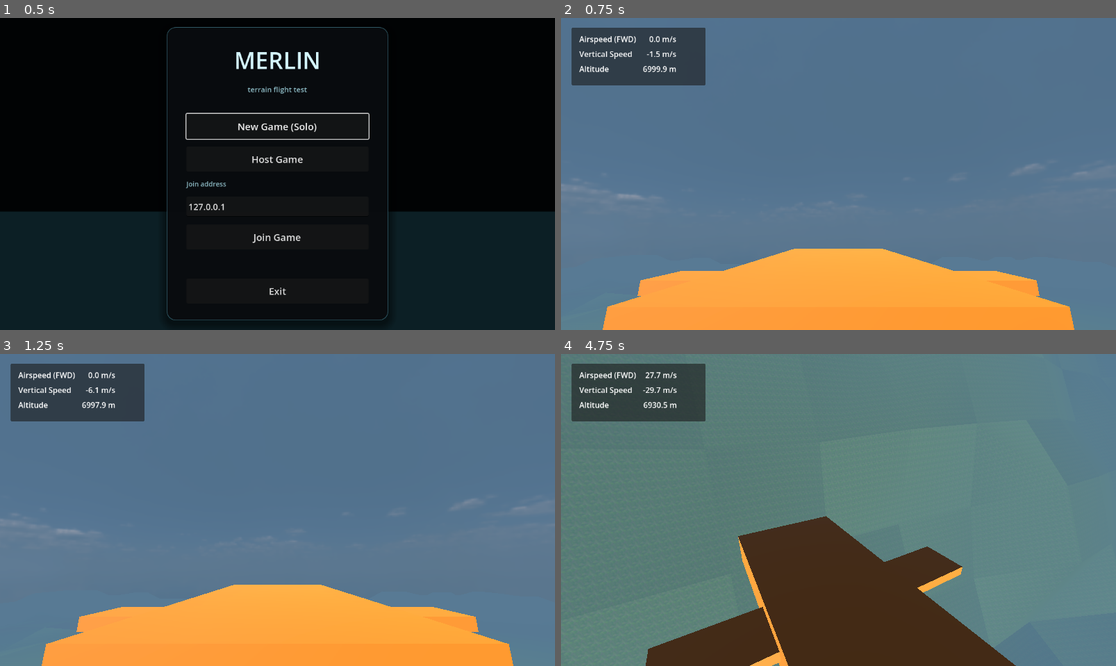
Above: before the commit, frames 1-4 (two rows, left to right).
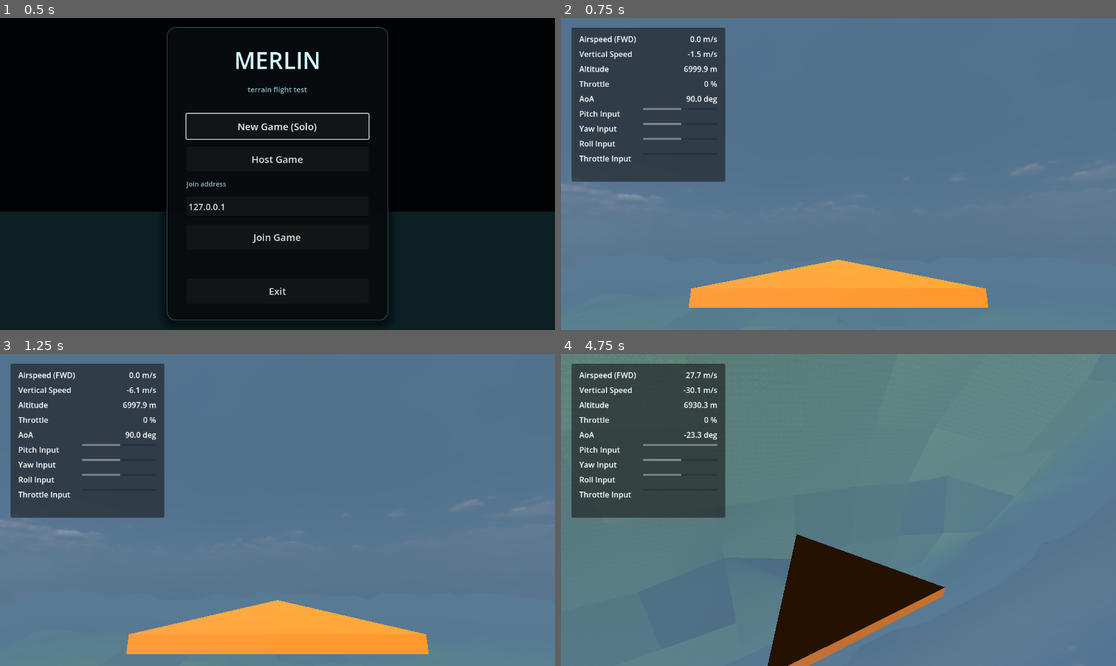
Above: after the commit, the same moments.

Repository: IzalithSky/merlin
Game: Godot game, scene res://scenes/main_menu.tscn
Two runs of this game, one before a commit and one after it. Both use one fixed random seed, a clock stepped at 60 frames per second and the inputs below.
Inputs (mouse positions are in pixels of both pictures, inside the frame that each line leads up to):
- Up to frame 1 (0.5 s): no input
- Up to frame 2 (0.75 s): click "New Game (Solo)" at 0.5 s
- Up to frame 3 (1.25 s): no input
- Up to frame 4 (4.75 s): tap Enter at 1.25 s; move the mouse to (866, 510) at 1.27 s; hold Shift 1.28-2.03 s; hold W from 1.28 s (still down); tap Space at 1.52, 2.27, 3.77, 4.52 s; move the mouse to (810, 510) at 2.02 s; tap Shift at 2.1, 3.05, 3.8, 4.55 s; move the mouse to (849, 503) at 2.77 s; hold Q 2.78-3.53 s; move the mouse to (832, 516) at 3.52 s; tap E at 3.6 s; move the mouse to (877, 513) at 4.27 s; hold R from 4.28 s (still down)

Frame 1 is identical in both runs. In frame 2, 20% of the frame differs, in the area x 1-93%, y 3-100%; in frame 3, 20%; in frame 4, 27%, in the area x 1-82%, y 3-100%.

Commit message:
refine plane controls and document physics spec

Diff:
--- a/scenes/local_plane_camera_rig.tscn
+++ b/scenes/local_plane_camera_rig.tscn
@@ -10,11 +10,11 @@
 
 [node name="CameraPitchPivot" type="Node3D" parent="CameraYawPivot"]
 unique_name_in_owner = true
-transform = Transform3D(1, 0, 0, 0, 1, 0, 0, 0, 1, 0, 36, 0)
+transform = Transform3D(1, 0, 0, 0, 1, 0, 0, 0, 1, 0, 2, 0)
 
 [node name="Camera3D" type="Camera3D" parent="CameraYawPivot/CameraPitchPivot"]
 unique_name_in_owner = true
-transform = Transform3D(1, 0, 0, 0, 0.970296, -0.241922, 0, 0.241922, 0.970296, 0, 0, 210)
+transform = Transform3D(1, 0, 0, 0, 0.970296, -0.241922, 0, 0.241922, 0.970296, 0, 0, 14)
 current = true
 fov = 65.0
 far = 200000.0
--- a/scenes/plane_character.tscn
+++ b/scenes/plane_character.tscn
@@ -1,24 +1,20 @@
-[gd_scene load_steps=5 format=3]
+[gd_scene format=3 uid="uid://bio3tkswfltrc"]
 
-[ext_resource type="Script" path="res://scripts/plane_character_controller.gd" id="1_plane"]
+[ext_resource type="Script" uid="uid://cga1tya6tia2b" path="res://scripts/plane_character_controller.gd" id="1_plane"]
+
+[sub_resource type="BoxShape3D" id="BoxShape3D_plane_collision"]
+size = Vector3(10, 1, 10)
 
 [sub_resource type="StandardMaterial3D" id="StandardMaterial3D_plane_body"]
 albedo_color = Color(0.98, 0.5, 0.08, 1)
 roughness = 0.7
 
-[sub_resource type="BoxMesh" id="BoxMesh_plane_body"]
-size = Vector3(120, 36, 280)
+[sub_resource type="PrismMesh" id="PrismMesh_plane_body"]
 material = SubResource("StandardMaterial3D_plane_body")
+size = Vector3(10, 10, 0.6)
 
-[sub_resource type="BoxShape3D" id="BoxShape3D_plane_collision"]
-size = Vector3(120, 36, 280)
-
-[sub_resource type="BoxMesh" id="BoxMesh_plane_wing"]
-size = Vector3(280, 10, 48)
-material = SubResource("StandardMaterial3D_plane_body")
-
-[node name="PlaneCharacter" type="RigidBody3D"]
-mass = 100.0
+[node name="PlaneCharacter" type="RigidBody3D" unique_id=721828023]
+mass = 500.0
 continuous_cd = true
 contact_monitor = true
 max_contacts_reported = 4
@@ -26,11 +22,9 @@
 angular_damp = 0.8
 script = ExtResource("1_plane")
 
-[node name="CollisionShape3D" type="CollisionShape3D" parent="."]
+[node name="CollisionShape3D" type="CollisionShape3D" parent="." unique_id=251207333]
 shape = SubResource("BoxShape3D_plane_collision")
 
-[node name="BodyMesh" type="MeshInstance3D" parent="."]
-mesh = SubResource("BoxMesh_plane_body")
-
-[node name="WingMesh" type="MeshInstance3D" parent="."]
-mesh = SubResource("BoxMesh_plane_wing")
+[node name="BodyMesh" type="MeshInstance3D" parent="." unique_id=219576509]
+transform = Transform3D(-1, -8.742278e-08, 3.821371e-15, 0, -4.371139e-08, -1, 8.742278e-08, -1, 4.371139e-08, 0, 0, 0)
+mesh = SubResource("PrismMesh_plane_body")
--- a/scenes/plane_telemetry_hud.tscn
+++ b/scenes/plane_telemetry_hud.tscn
@@ -16,7 +16,7 @@
 offset_left = 22.0
 offset_top = 20.0
 offset_right = 300.0
-offset_bottom = 140.0
+offset_bottom = 340.0
 
 [node name="Margin" type="MarginContainer" parent="Root/Panel"]
 layout_mode = 2
@@ -60,3 +60,72 @@
 layout_mode = 2
 text = "--"
 horizontal_alignment = 2
+
+[node name="ThrottleLabel" type="Label" parent="Root/Panel/Margin/Grid"]
+layout_mode = 2
+text = "Throttle"
+
+[node name="ThrottleValue" type="Label" parent="Root/Panel/Margin/Grid"]
+unique_name_in_owner = true
+layout_mode = 2
+text = "--"
+horizontal_alignment = 2
+
+[node name="AoaLabel" type="Label" parent="Root/Panel/Margin/Grid"]
+layout_mode = 2
+text = "AoA"
+
+[node name="AoaValue" type="Label" parent="Root/Panel/Margin/Grid"]
+unique_name_in_owner = true
+layout_mode = 2
+text = "--"
+horizontal_alignment = 2
+
+[node name="PitchInputLabel" type="Label" parent="Root/Panel/Margin/Grid"]
+layout_mode = 2
+text = "Pitch Input"
+
+[node name="PitchInputBar" type="ProgressBar" parent="Root/Panel/Margin/Grid"]
+unique_name_in_owner = true
+custom_minimum_size = Vector2(155, 0)
+layout_mode = 2
+min_value = -100.0
+max_value = 100.0
+show_percentage = false
+
+[node name="YawInputLabel" type="Label" parent="Root/Panel/Margin/Grid"]
+layout_mode = 2
+text = "Yaw Input"
+
+[node name="YawInputBar" type="ProgressBar" parent="Root/Panel/Margin/Grid"]
+unique_name_in_owner = true
+custom_minimum_size = Vector2(155, 0)
+layout_mode = 2
+min_value = -100.0
+max_value = 100.0
+show_percentage = false
+
+[node name="RollInputLabel" type="Label" parent="Root/Panel/Margin/Grid"]
+layout_mode = 2
+text = "Roll Input"
+
+[node name="RollInputBar" type="ProgressBar" parent="Root/Panel/Margin/Grid"]
+unique_name_in_owner = true
+custom_minimum_size = Vector2(155, 0)
+layout_mode = 2
+min_value = -100.0
+max_value = 100.0
+show_percentage = false
+
+[node name="ThrottleInputLabel" type="Label" parent="Root/Panel/Margin/Grid"]
+layout_mode = 2
+text = "Throttle Input"
+
+[node name="ThrottleInputBar" type="ProgressBar" parent="Root/Panel/Margin/Grid"]
+unique_name_in_owner = true
+custom_minimum_size = Vector2(155, 0)
+layout_mode = 2
+min_value = -100.0
+max_value = 100.0
+value = -100.0
+show_percentage = false
--- a/scripts/plane_character_controller.gd
+++ b/scripts/plane_character_controller.gd
@@ -7,22 +7,22 @@
 @export var thr_rate: float = 1.2
 @export var control_effectiveness_speed: float = 50.0
 
-@export var max_thrust: float = 18000.0
+@export var max_thrust: float = 8000.0
 @export var max_pitch: float = 0.8
 @export var max_yaw: float = 0.1
 @export var max_roll: float = 1.0
 @export var speed_assist: float = 1.4
 @export var aoa_limiter: bool = true
-@export var base_control_torque: float = 220000.0
-@export var dynamic_torque_scale: float = 180.0
+@export var base_control_torque: float = 4000.0
+@export var dynamic_torque_scale: float = 3.0
 
 @export var lift_coefficient: float = 0.0
 @export var stall_aoa_deg: float = 30.0
 @export var drag_forward: float = 0.005
 @export var drag_up: float = 0.05
 @export var drag_side: float = 0.025
-@export var alignment_strength: float = 5000.0
-@export var alignment_max_torque: float = 350000.0
+@export var alignment_strength: float = 5.0
+@export var alignment_max_torque: float = 1000.0
 @export var network_sync_interval: float = 0.033
 
 const G_BUFFER_SIZE := 10
@@ -44,11 +44,15 @@
 var _g_force_buffer: Array[float] = []
 var _prev_velocity := Vector3.ZERO
 var _sync_timer := 0.0
+var _cached_control_half_extents := Vector3.ONE
+var _control_half_extents_dirty := true
 
 
 func _ready() -> void:
 	add_to_group("player_character")
 	throttle_input = -1.0
+	_ensure_control_geometry_cache_connections()
+	_refresh_control_half_extents_cache()
 	_apply_local_player_mode()
 
 
@@ -124,8 +128,8 @@
 	var throttle_rate := thr_rate * delta
 	if Input.is_physical_key_pressed(KEY_SPACE):
 		throttle_input += throttle_rate
-	else:
-		throttle_input = move_toward(throttle_input, -1.0, throttle_rate)
+	if Input.is_physical_key_pressed(KEY_SHIFT):
+		throttle_input -= throttle_rate
 	throttle_input = clamp(throttle_input, -1.0, 1.0)
 
 	throttle_percent = ((throttle_input + 1.0) * 0.5) * 100.0
@@ -193,10 +197,180 @@
 	var r_in := roll_input * speed_factor
 
 	var control_torque := base_control_torque + (q * dynamic_torque_scale)
-
-	apply_torque(transform.basis.x * p_in * control_torque * max_pitch)
-	apply_torque(transform.basis.y * y_in * control_torque * max_yaw)
-	apply_torque(transform.basis.z * r_in * control_torque * max_roll)
+	var pitch_torque := p_in * control_torque * max_pitch
+	var yaw_torque := y_in * control_torque * max_yaw
+	var roll_torque := r_in * control_torque * max_roll
+	if _control_half_extents_dirty:
+		_refresh_control_half_extents_cache()
+	var half_extents := _cached_control_half_extents
+	var roll_offset := maxf(half_extents.x, 0.05)
+	var tail_offset := maxf(half_extents.z, 0.05)
+
+	# Roll: force couple at side edges.
+	_apply_local_torque_force_pair(
+		Vector3(0.0, 0.0, roll_torque),
+		Vector3(roll_offset, 0.0, 0.0)
+	)
+	# Pitch + yaw: force couple anchored on rear lever arm.
+	_apply_local_torque_force_pair(
+		Vector3(pitch_torque, yaw_torque, 0.0),
+		Vector3(0.0, 0.0, tail_offset)
+	)
+
+
+func _apply_local_torque_force_pair(local_torque: Vector3, local_offset: Vector3) -> void:
+	if local_torque.length_squared() < 0.000001:
+		return
+
+	if local_offset.length_squared() < 0.000001:
+		return
+
+	var world_basis := global_transform.basis.orthonormalized()
+	var world_torque := world_basis * local_torque
+	var world_offset := world_basis * local_offset
+	var world_offset_len_sq := world_offset.length_squared()
+	if world_offset_len_sq < 0.000001:
+		return
+
+	# For a force pair at +/-r with +/-F:
+	# total torque = 2 * (r x F) => F = (tau x r) / (2 * |r|^2)
+	var world_force := world_torque.cross(world_offset) / (2.0 * world_offset_len_sq)
+	if not world_force.is_finite():
+		return
+
+	apply_force(world_force, world_offset)
+	apply_force(-world_force, -world_offset)
+
+
+func _ensure_control_geometry_cache_connections() -> void:
+	if not child_entered_tree.is_connected(_on_child_entered_tree):
+		child_entered_tree.connect(_on_child_entered_tree)
+	if not child_exiting_tree.is_connected(_on_child_exiting_tree):
+		child_exiting_tree.connect(_on_child_exiting_tree)
+
+	for child in get_children():
+		var collider := child as CollisionShape3D
+		if collider != null:
+			_watch_collision_shape_resource(collider)
+
+
+func _on_child_entered_tree(node: Node) -> void:
+	var collider := node as CollisionShape3D
+	if collider == null:
+		return
+	_watch_collision_shape_resource(collider)
+	_mark_control_half_extents_dirty()
+
+
+func _on_child_exiting_tree(node: Node) -> void:
+	if node is CollisionShape3D:
+		_mark_control_half_extents_dirty()
+
+
+func _watch_collision_shape_resource(collider: CollisionShape3D) -> void:
+	if collider.shape == null:
+		return
+	if not collider.shape.changed.is_connected(_on_collision_shape_resource_changed):
+		collider.shape.changed.connect(_on_collision_shape_resource_changed)
+
+
+func _on_collision_shape_resource_changed() -> void:
+	_mark_control_half_extents_dirty()
+
+
+func _mark_control_half_extents_dirty() -> void:
+	_control_half_extents_dirty = true
+
+
+func _refresh_control_half_extents_cache() -> void:
+	for child in get_children():
+		var collider := child as CollisionShape3D
+		if collider != null:
+			_watch_collision_shape_resource(collider)
+	_cached_control_half_extents = _get_body_half_extents_from_collision()
+	_control_half_extents_dirty = false
+
+
+func _get_body_half_extents_from_collision() -> Vector3:
+	var min_bounds := Vector3(1.0e20, 1.0e20, 1.0e20)
+	var max_bounds := Vector3(-1.0e20, -1.0e20, -1.0e20)
+	var has_bounds := false
+
+	for child in get_children():
+		var collider := child as CollisionShape3D
+		if collider == null or collider.disabled or collider.shape == null:
+			continue
+
+		var shape_half_extents := _get_shape_half_extents(collider.shape)
+		if shape_half_extents.length_squared() <= 0.0:
+			continue
+
+		var local_transform := collider.transform
+		var corners: Array[Vector3] = [
+			Vector3(-shape_half_extents.x, -shape_half_extents.y, -shape_half_extents.z),
+			Vector3(-shape_half_extents.x, -shape_half_extents.y, shape_half_extents.z),
+			Vector3(-shape_half_extents.x, shape_half_extents.y, -shape_half_extents.z),
+			Vector3(-shape_half_extents.x, shape_half_extents.y, shape_half_extents.z),
+			Vector3(shape_half_extents.x, -shape_half_extents.y, -shape_half_extents.z),
+			Vector3(shape_half_extents.x, -shape_half_extents.y, shape_half_extents.z),
+			Vector3(shape_half_extents.x, shape_half_extents.y, -shape_half_extents.z),
+			Vector3(shape_half_extents.x, shape_half_extents.y, shape_half_extents.z),
+		]
+
+		for corner: Vector3 in corners:
+			var local_point: Vector3 = local_transform * corner
+			min_bounds = min_bounds.min(local_point)
+			max_bounds = max_bounds.max(local_point)
+			has_bounds = true
+
+	if not has_bounds:
+		return Vector3(1.0, 1.0, 1.0)
+
+	return (max_bounds - min_bounds) * 0.5
+
+
+func _get_shape_half_extents(shape_resource: Shape3D) -> Vector3:
+	if shape_resource is BoxShape3D:
+		var box := shape_resource as BoxShape3D
+		return box.size * 0.5
+
+	if shape_resource is SphereShape3D:
+		var sphere := shape_resource as SphereShape3D
+		return Vector3.ONE * sphere.radius
+
+	if shape_resource is CapsuleShape3D:
+		var capsule := shape_resource as CapsuleShape3D
+		return Vector3(capsule.radius, capsule.height * 0.5, capsule.radius)
+
+	if shape_resource is CylinderShape3D:
+		var cylinder := shape_resource as CylinderShape3D
+		return Vector3(cylinder.radius, cylinder.height * 0.5, cylinder.radius)
+
+	if shape_resource is ConvexPolygonShape3D:
+		var convex := shape_resource as ConvexPolygonShape3D
+		var points := convex.points
+		if points.is_empty():
+			return Vector3.ZERO
+		var min_point := points[0]
+		var max_point := points[0]
+		for point in points:
+			min_point = min_point.min(point)
+			max_point = max_point.max(point)
+		return (max_point - min_point) * 0.5
+
+	if shape_resource is ConcavePolygonShape3D:
+		var concave := shape_resource as ConcavePolygonShape3D
+		var faces := concave.get_faces()
+		if faces.is_empty():
+			return Vector3.ZERO
+		var min_face := faces[0]
+		var max_face := faces[0]
+		for face_vertex in faces:
+			min_face = min_face.min(face_vertex)
+			max_face = max_face.max(face_vertex)
+		return (max_face - min_face) * 0.5
+
+	return Vector3.ZERO
 
 
 func apply_lift() -> void:
@@ -286,3 +460,27 @@
 		if menu.has_method("is_open") and menu.is_open():
 			return true
 	return false
+
+
+func get_throttle_percent() -> float:
+	return throttle_percent
+
+
+func get_aoa_deg() -> float:
+	return aoa_deg
+
+
+func get_pitch_input() -> float:
+	return pitch_input
+
+
+func get_yaw_input() -> float:
+	return yaw_input
+
+
+func get_roll_input() -> float:
+	return roll_input
+
+
+func get_throttle_input() -> float:
+	return throttle_input
--- a/scripts/plane_telemetry_hud.gd
+++ b/scripts/plane_telemetry_hud.gd
@@ -3,6 +3,12 @@
 @onready var _airspeed_value: Label = %AirspeedValue
 @onready var _vertical_speed_value: Label = %VerticalSpeedValue
 @onready var _altitude_value: Label = %AltitudeValue
+@onready var _throttle_value: Label = %ThrottleValue
+@onready var _aoa_value: Label = %AoaValue
+@onready var _pitch_input_bar: ProgressBar = %PitchInputBar
+@onready var _yaw_input_bar: ProgressBar = %YawInputBar
+@onready var _roll_input_bar: ProgressBar = %RollInputBar
+@onready var _throttle_input_bar: ProgressBar = %ThrottleInputBar
 
 var _target: RigidBody3D
 
@@ -30,13 +36,44 @@
 	var airspeed_forward := _target.linear_velocity.dot(forward_axis)
 	var vertical_speed := _target.linear_velocity.y
 	var altitude := _target.global_position.y
+	var throttle_percent := 0.0
+	var aoa_deg := 0.0
+	var pitch_input := 0.0
+	var yaw_input := 0.0
+	var roll_input := 0.0
+	var throttle_input := -1.0
+
+	if _target.has_method("get_throttle_percent"):
+		throttle_percent = float(_target.call("get_throttle_percent"))
+	if _target.has_method("get_aoa_deg"):
+		aoa_deg = float(_target.call("get_aoa_deg"))
+	if _target.has_method("get_pitch_input"):
+		pitch_input = float(_target.call("get_pitch_input"))
+	if _target.has_method("get_yaw_input"):
+		yaw_input = float(_target.call("get_yaw_input"))
+	if _target.has_method("get_roll_input"):
+		roll_input = float(_target.call("get_roll_input"))
+	if _target.has_method("get_throttle_input"):
+		throttle_input = float(_target.call("get_throttle_input"))
 
 	_airspeed_value.text = "%.1f m/s" % airspeed_forward
 	_vertical_speed_value.text = "%.1f m/s" % vertical_speed
 	_altitude_value.text = "%.1f m" % altitude
+	_throttle_value.text = "%.0f %%" % throttle_percent
+	_aoa_value.text = "%.1f deg" % aoa_deg
+	_pitch_input_bar.value = pitch_input * 100.0
+	_yaw_input_bar.value = yaw_input * 100.0
+	_roll_input_bar.value = roll_input * 100.0
+	_throttle_input_bar.value = throttle_input * 100.0
 
 
 func _reset_labels() -> void:
 	_airspeed_value.text = "--"
 	_vertical_speed_value.text = "--"
 	_altitude_value.text = "--"
+	_throttle_value.text = "--"
+	_aoa_value.text = "--"
+	_pitch_input_bar.value = 0.0
+	_yaw_input_bar.value = 0.0
+	_roll_input_bar.value = 0.0
+	_throttle_input_bar.value = -100.0
Not shown, added: docs/plane_physics_spec.md
